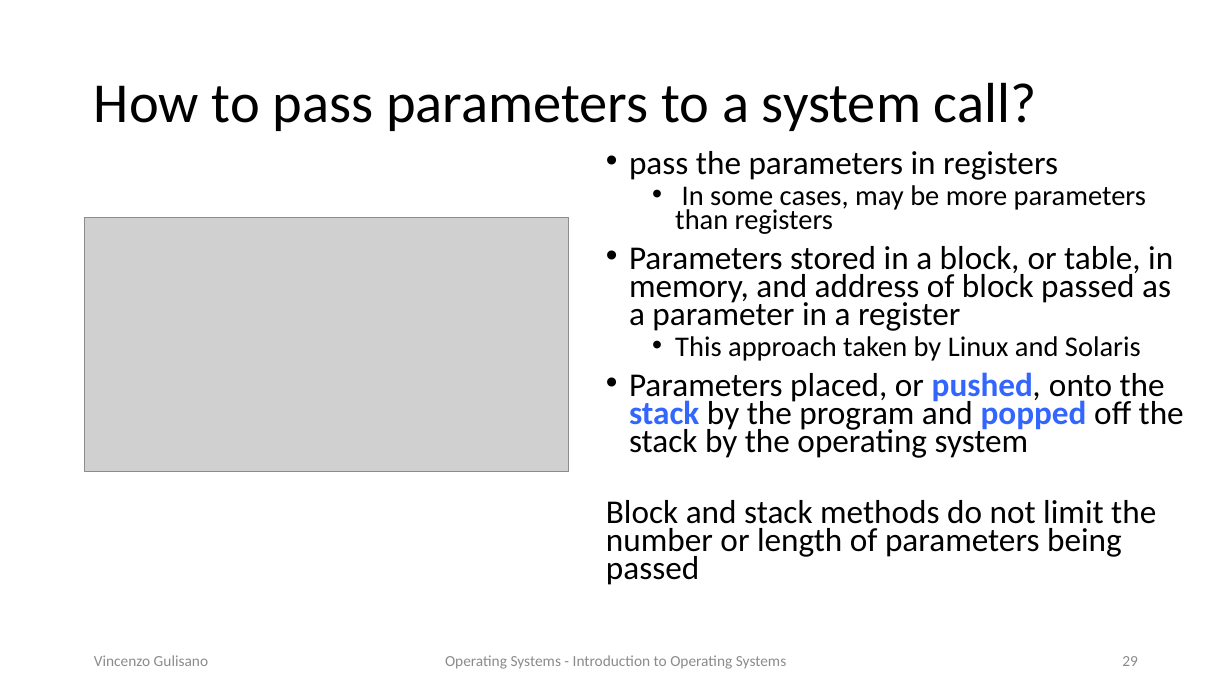
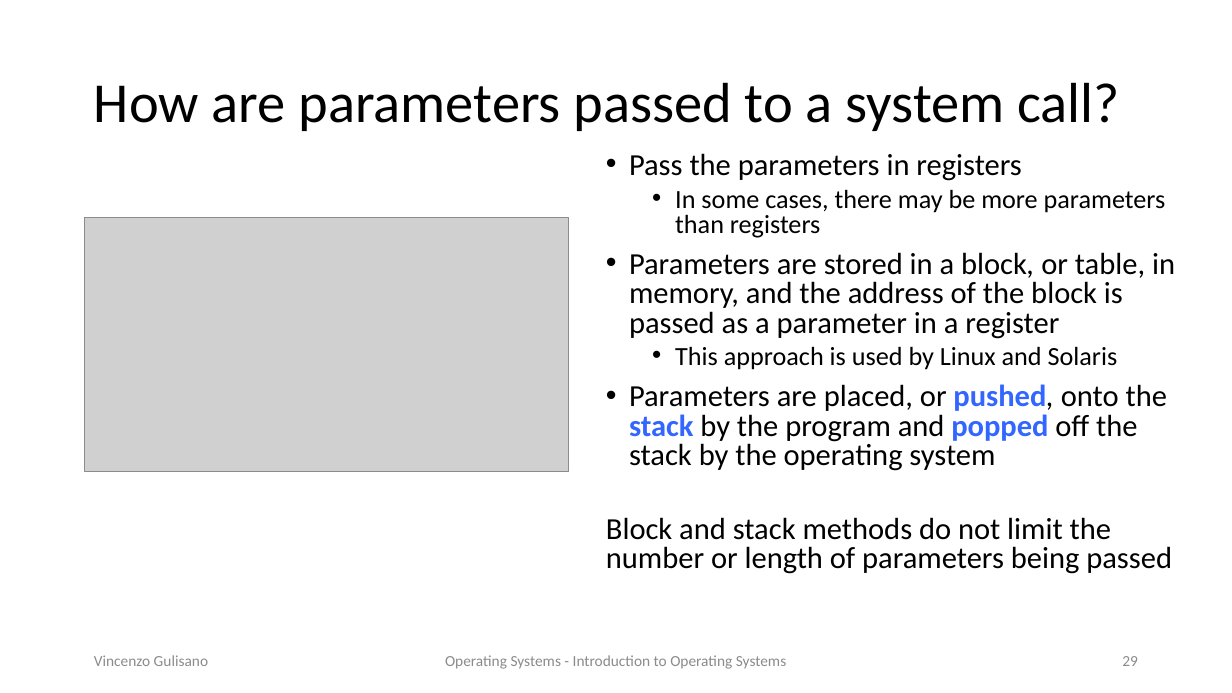
Before and after one commit to vincenzo-gulisano/os_material, a slide deck: slide 29 of slides/introduction_os.pptx. Drawn at 1232x693 pixels with LibreOffice and Linux fonts; fonts in the diff are those of the drawing; grey boxes stand for pictures. Boxes give left, top, right and bottom in pixels: in the first picture for what was removed or moved away, otherwise in the second. Text is boxed around its words. In the diff, an @@ line names an element or a change of style, - is before the commit and + after.

```diff
--- a/slides/introduction_os.pptx
+++ b/slides/introduction_os.pptx
@@ title at (94, 82, 1119, 131): text changed @@
-How to pass parameters to a system call?
+How are parameters passed to a system call?
@@ text at (629, 153, 1175, 471): text changed; size 25.9 to 23.8 pt @@
-• pass the parameters in registers
-  • In some cases, may be more parameters than registers
-• Parameters stored in a block, or table, in memory, and address of block passed as a parameter in a register
-  • This approach taken by Linux and Solaris
-• Parameters placed, or pushed, onto the stack by the program and popped off the stack by the operating system
+• Pass the parameters in registers
+  • In some cases, there may be more parameters than registers
+• Parameters are stored in a block, or table, in memory, and the address of the block is passed as a parameter in a register
+  • This approach is used by Linux and Solaris
+• Parameters are placed, or pushed, onto the stack by the program and popped off the stack by the operating system
@@ text at (606, 517, 1172, 574): size 25.9 to 23.8 pt in "Block and stack methods do not limit ..."; line spacing 0.7 to 0.8 @@
```
Also in this commit, not shown: 33 other slides changed, 2 other files.
